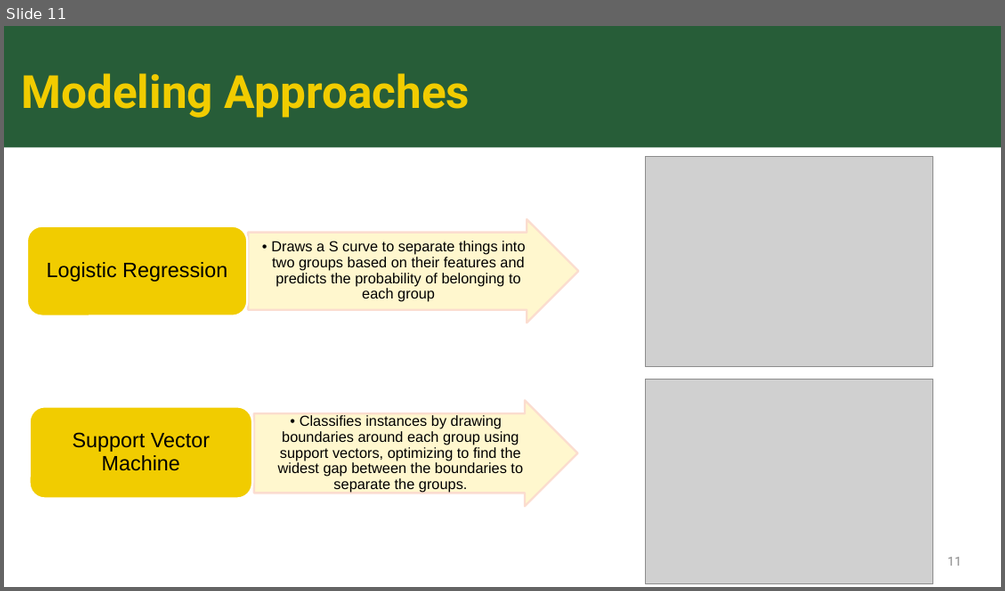
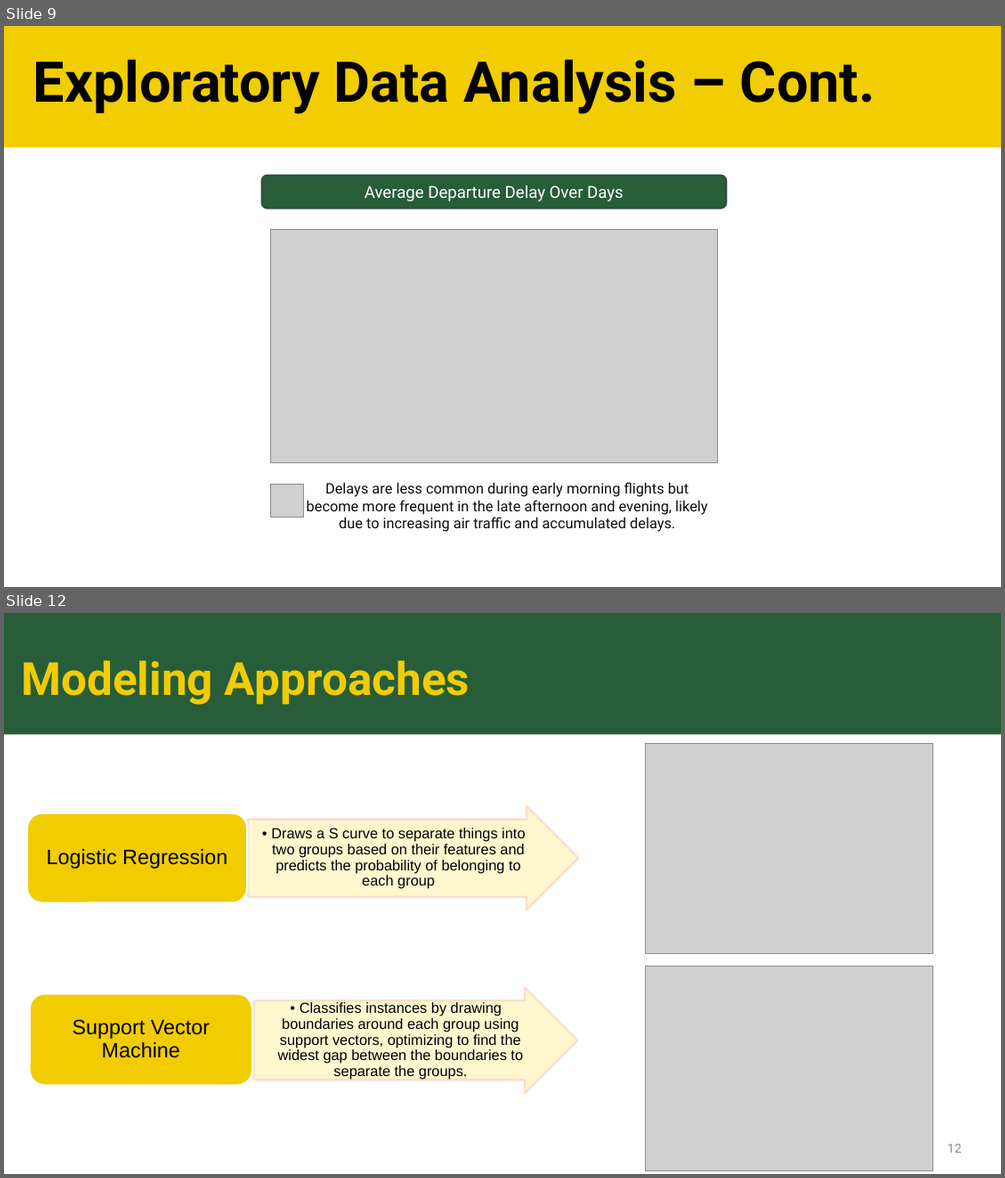
Before and after one commit to sk2003hw/Airline_Delay_and_Cancellation_Analysis, a slide deck: MATH 509_Project Presentation_Draft.pptx. Shown one above the other, each under a label of ours: slide 11 before the commit, slides 9 and 12 after it; the slides between them are not shown. The pictures are 1005x591 and 1005x1178 pixels, drawn with LibreOffice and Linux fonts; fonts in the diff are those of the drawing; grey boxes stand for pictures. Boxes give left, top, right and bottom in pixels: in the first picture for what was removed or moved away, otherwise in the second. Text is boxed around its words. In the diff, an @@ line names an element or a change of style, - is before the commit and + after.

```diff
--- a/MATH 509_Project Presentation_Draft.pptx
+++ b/MATH 509_Project Presentation_Draft.pptx
@@ slide 9 added at (4, 26, 1001, 587), background #FFFFFF @@
@@ rectangle added at (4, 26, 1001, 147), fill #F2CD00 @@
@@ text added at (33, 59, 875, 114), 54 pt, text #000000, bold @@
+Exploratory Data Analysis – Cont.
@@ rounded rectangle added at (262, 176, 727, 208), fill #275D37, outline #2D4E49 2 pt, 16 pt, text #FFFFFF @@
+Average Departure Delay Over Days
@@ picture added at (271, 230, 718, 463) @@
@@ picture added at (271, 483, 304, 516) @@
@@ text added at (307, 482, 707, 532), 14 pt, text #0D0D0D @@
+Delays are less common during early morning flights but become more frequent in the late afternoon and evening, likely due to increasing air traffic and accumulated delays.
@@ what was slide 11 is now slide 12 @@
@@ page number at (947, 1143, 962, 1152): text changed @@
-11
+12
```
Also in this commit, not shown: 6 slides changed, 4 other slides added.
